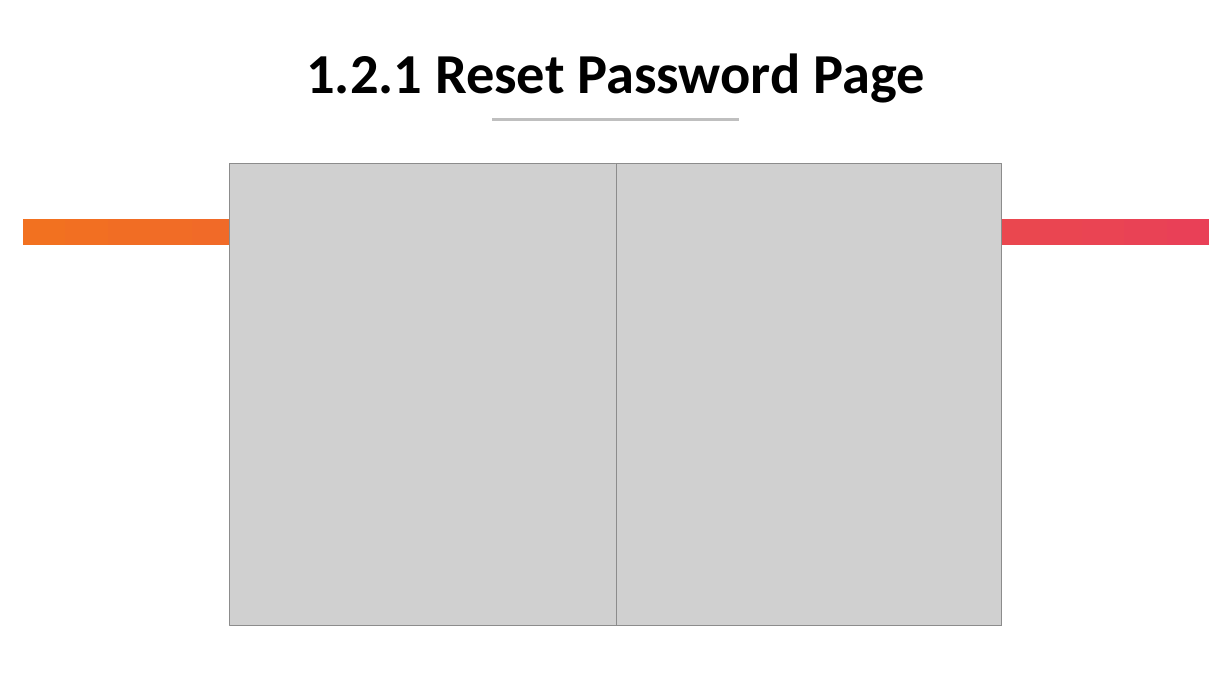
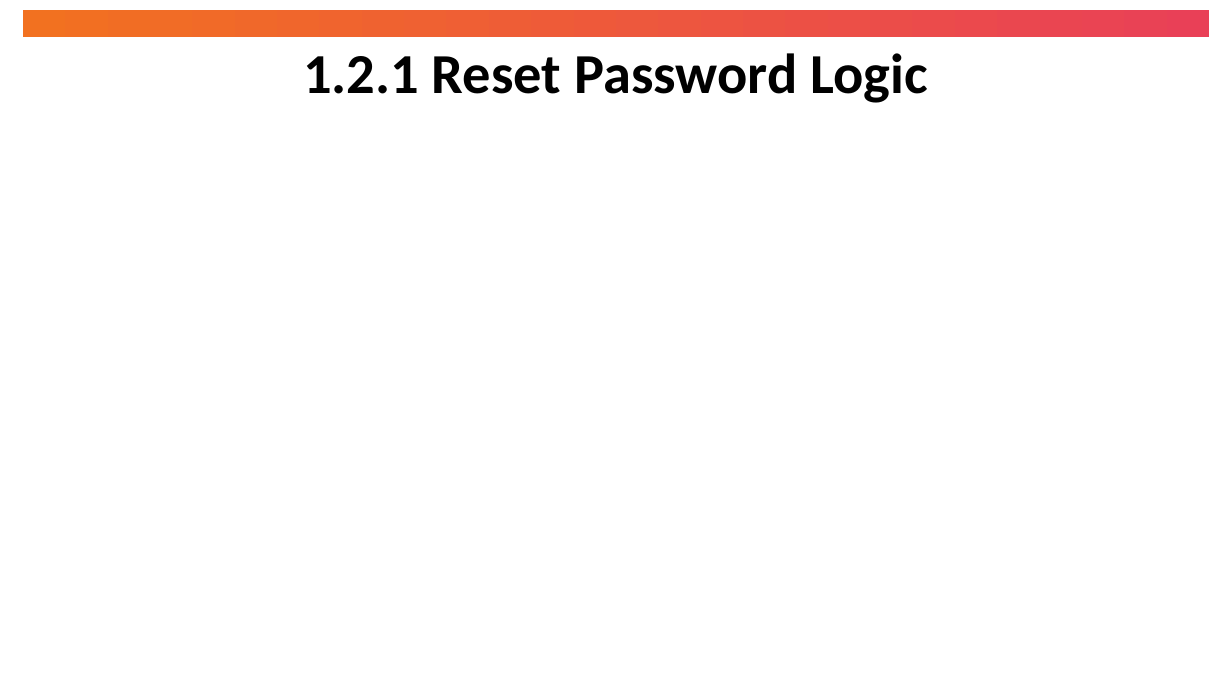
Before and after one commit to StarGaze870/ServiceChargeApp, a slide deck: slide 21 of docs/Team 7 - High Level Design.pptx (slide 11 before the commit). Drawn at 1232x693 pixels with LibreOffice and Linux fonts; fonts in the diff are those of the drawing; grey boxes stand for pictures. Boxes give left, top, right and bottom in pixels: in the first picture for what was removed or moved away, otherwise in the second. Text is boxed around its words. In the diff, an @@ line names an element or a change of style, - is before the commit and + after.

```diff
--- a/docs/Team 7 - High Level Design.pptx
+++ b/docs/Team 7 - High Level Design.pptx
@@ rectangle: place and size @@
-rectangle at box(23, 219, 1210, 246)
+rectangle at box(23, 10, 1210, 37)
@@ title at box(303, 53, 928, 103): text changed @@
-1.2.1 Reset Password Page
+1.2.1 Reset Password Logic
@@ line removed from (493, 119) to (739, 119) @@
@@ picture removed at box(230, 164, 1003, 626) @@
@@ picture removed at box(616, 164, 1003, 626) @@
```
Also in this commit, not shown: 8 other slides changed, 12 slides added, 4 slides removed.
